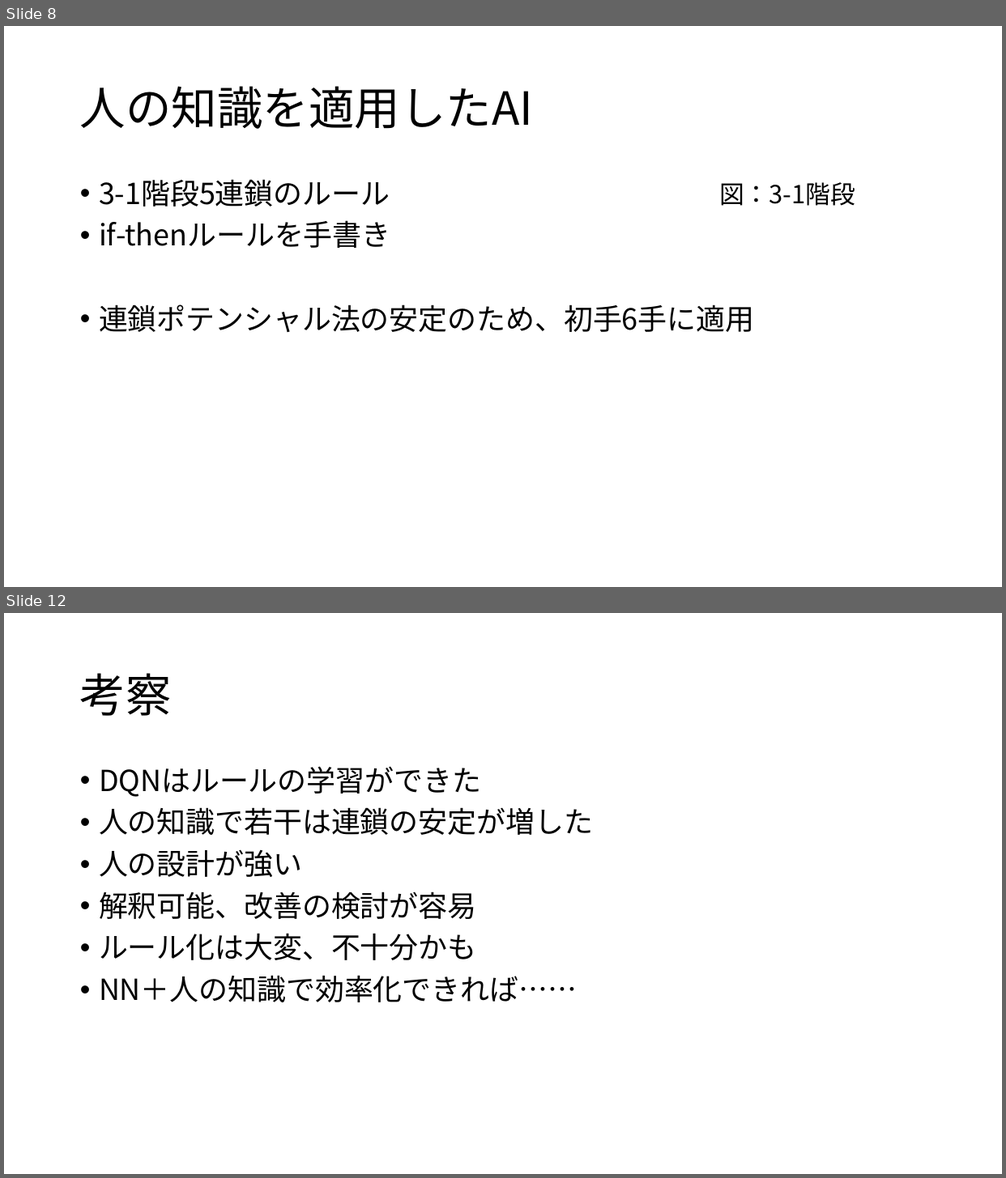
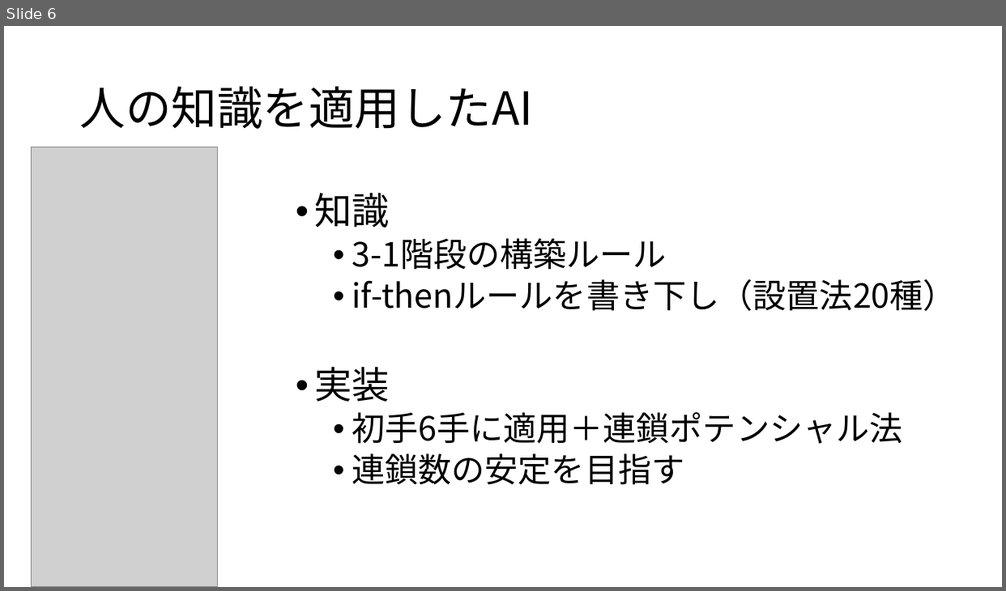
Before and after one commit to hshibasawa7/graduation-thesis, a slide deck: happyou/soturonHappyou.pptx. Shown one above the other, each under a label of ours: slides 8 and 12 before the commit, slide 6 after it; the slides between them are not shown. The pictures are 1006x1178 and 1006x591 pixels, drawn with LibreOffice and Linux fonts; fonts in the diff are those of the drawing; grey boxes stand for pictures. Boxes give left, top, right and bottom in pixels: in the first picture for what was removed or moved away, otherwise in the second. Text is boxed around its words. In the diff, an @@ line names an element or a change of style, - is before the commit and + after.

```diff
--- a/happyou/soturonHappyou.pptx
+++ b/happyou/soturonHappyou.pptx
@@ slide 12 removed at bbox=[4, 613, 1002, 1174], background #FFFFFF @@
@@ title removed at bbox=[80, 673, 172, 716] @@
-考察
@@ text removed at bbox=[99, 766, 593, 1003] @@
-• DQNはルールの学習ができた
-• 人の知識で若干は連鎖の安定が増した
-• 人の設計が強い
-• 解釈可能、改善の検討が容易
-• ルール化は大変、不十分かも
-• NN＋人の知識で効率化できれば……
@@ what was slide 8 is now slide 6 @@
@@ slide 6 changed as well @@
@@ picture added at bbox=[31, 148, 217, 587] @@
@@ text at bbox=[314, 193, 957, 485]: text changed; size 28 to 32 pt @@
-• 3-1階段5連鎖のルール
-• if-thenルールを手書き
-• 連鎖ポテンシャル法の安定のため、初手6手に適用
+• 知識
+  • 3-1階段の構築ルール
+  • if-thenルールを書き下し（設置法20種）
+• 実装
+  • 初手6手に適用＋連鎖ポテンシャル法
+  • 連鎖数の安定を目指す
@@ text removed at bbox=[719, 182, 855, 206] @@
-図：3-1階段
```
Also in this commit, not shown: 7 other slides changed, 3 slides added, 4 other slides removed, 3 other files.
